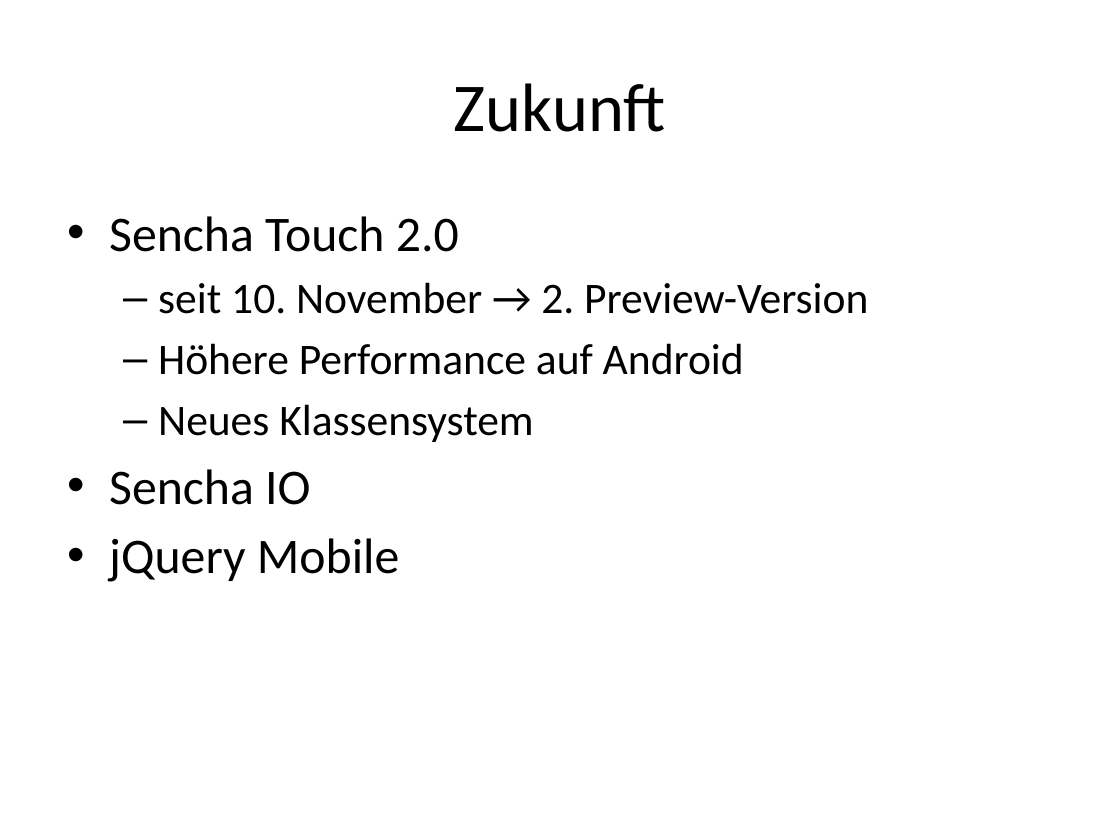
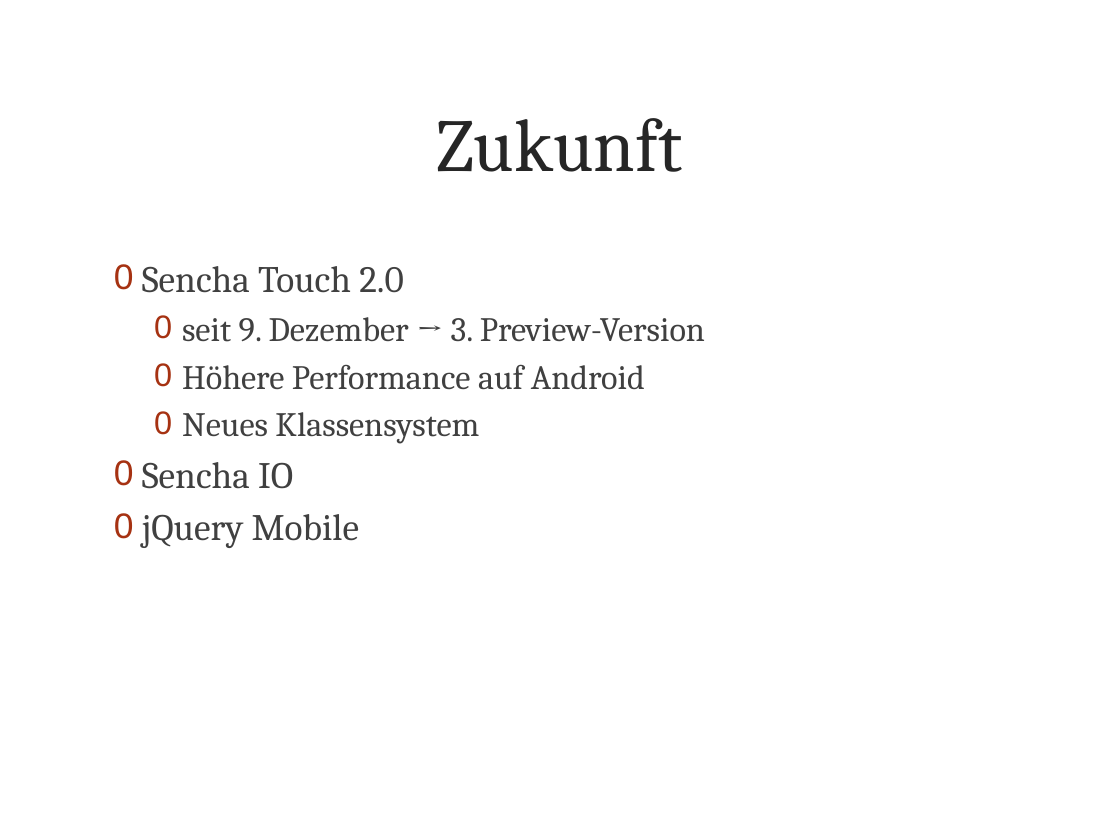
Before and after one commit to metaodi/TrailDevilsXPl-2, a slide deck: slide 10 of _DOCUMENTATION/Presentation/Praesentation-Traildevils-XPl2.pptx (slide 8 before the commit). Drawn at 1120x840 pixels with LibreOffice and Linux fonts; fonts in the diff are those of the drawing; background and template pictures are left out. Boxes give left, top, right and bottom in pixels: in the first picture for what was removed or moved away, otherwise in the second. Text is boxed around its words. In the diff, an @@ line names an element or a change of style, - is before the commit and + after.

```diff
--- a/_DOCUMENTATION/Presentation/Praesentation-Traildevils-XPl2.pptx
+++ b/_DOCUMENTATION/Presentation/Praesentation-Traildevils-XPl2.pptx
@@ title "Zukunft": place and size @@
-title "Zukunft" at (454,83,666,132)
+title "Zukunft" at (437,118,683,172)
@@ title "Zukunft" at (437,118,683,172): size 44 to 48 pt, font Calibri to Cambria, text colour #000000 to #262626 @@
@@ text "Sencha Touch 2.0": place and size @@
-text "Sencha Touch 2.0" at (109,216,868,582)
+text "Sencha Touch 2.0" at (142,266,705,548)
@@ text at (142,266,645,548): size 32 to 24 pt in "Sencha Touch 2.0", "Sencha IO", "jQuery Mobile"; font Calibri to Cambria, text colour #000000 to #404040 in "Sencha Touch 2.0", "Höhere Performance auf Android", "Neues Klassensystem", "Sencha IO" and 1 more places; size 28 to 22 pt in "Höhere Performance auf Android", "Neues Klassensystem"; bullet • to 0; less space between paragraphs; bullet – to 0 @@
@@ text at (182,317,705,342): text changed; size 28 to 22 pt; font Calibri to Cambria; text colour #000000 to #404040 @@
-  – seit 10. November → 2. Preview-Version
+  0 seit 9. Dezember → 3. Preview-Version
```
Also in this commit, not shown: 7 other slides changed, 3 slides added.
